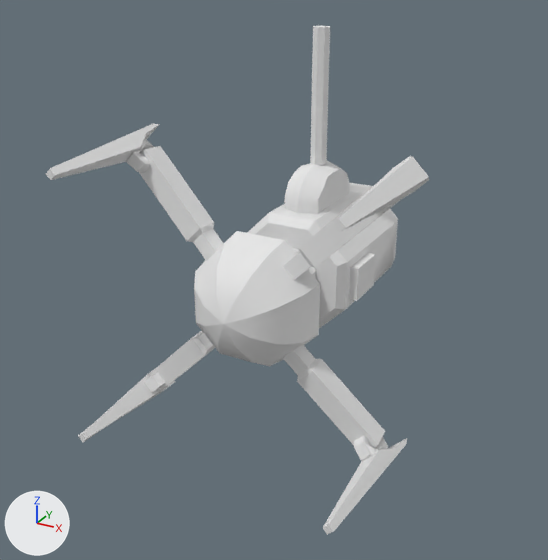
What one commit did to the FBX model Assets/Resources/Models/cube.fbx.
Camera for both pictures: a 50 mm lens placed at (3.44, -5.76, 4.27), pointed at (0.13, 0.26, 1.26). Lighting does not change. The marker at lower left points along +X, +Y and +Z. Where no turn or scale is listed for an object, it has been applied to the vertices. Vertices at the same position are counted once.

The scene before the commit, as lines of its bpy script (objects in view):
```python
me_sphere_000 = bpy.data.meshes.new('Sphere.000')
me_sphere_000.from_pydata(...)  # 16 vertices, 9 faces; spans x -0.092..0.091, y 1.393..1.576, z -1.503..-0.103
me_sphere_000.materials.append(mat_material)  # its picture is missing
me_sphere_001 = bpy.data.meshes.new('Sphere.001')
me_sphere_001.from_pydata(...)  # 331 vertices, 243 faces; spans x -1.54..1.55, y -1.05..2.68, z -1.54..1.54
me_sphere_001.materials.append(mat_material)  # its picture is missing
ob_firer = bpy.data.objects.new('Firer', me_sphere_000)
ob_firer.location = (0.0, 0.0, 3.64)
ob_robot = bpy.data.objects.new('Robot', me_sphere_001)
ob_robot.location = (0.0, 0.0, 1.07)
```
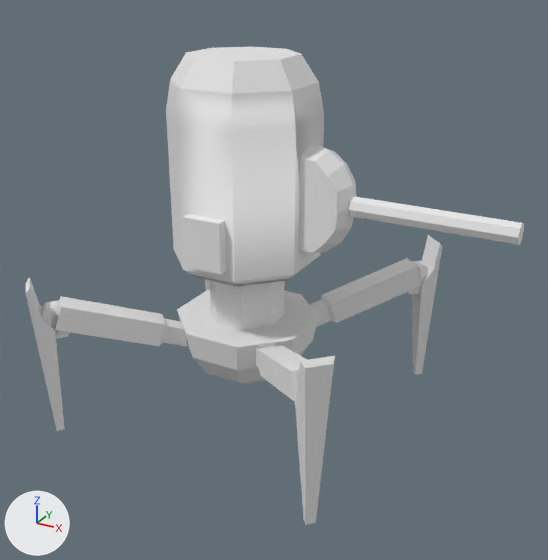
The change, as a diff of the scene's bpy script:
```diff
--- a/Assets/Resources/Models/cube.fbx.py
+++ b/Assets/Resources/Models/cube.fbx.py
@@ me_sphere_001 @@
 # used by ob_robot; location = (0.0, 0.0, 1.07)
-me_sphere_001.from_pydata(...)  # 331 vertices, 243 faces; spans x -1.54..1.55, y -1.05..2.68, z -1.54..1.54
+me_sphere_001.from_pydata(...)  # 377 vertices, 252 faces; spans x -1.52..1.5, y 0.0..3.44, z -1.52..2.45
+# me_sphere_001 part 1: the loose piece of 41 vertices spanning x -0.65..0.65, y 0.78..2.68, z -0.65..0.65 is moved by (-0.02, 0.76, -0.02)
+# me_sphere_001 part 2: the loose piece of 16 vertices spanning x -0.34..0.34, y 0.22..0.79, z -0.34..0.34 is moved by (-0.02, 0.76, -0.02)
+# me_sphere_001 part 3: the loose piece of 33 vertices spanning x -0.65..0.65, y -0.48..0.23, z -0.65..0.65 is moved by (-0.02, 0.76, -0.02)
+# me_sphere_001 part 4: the loose piece of 33 vertices spanning x -0.21..0.21, y 1.0..1.97, z 0.65..1.09 is moved by (-0.02, 0.76, -0.02)
+# me_sphere_001 part 5: the loose piece of 8 vertices spanning x -0.73..-0.64, y 0.95..1.41, z -0.18..0.18 is moved by (-0.02, 0.76, -0.02)
+# me_sphere_001 part 6: the loose piece of 8 vertices spanning x 0.65..0.74, y 0.94..1.4, z -0.18..0.18 is moved by (-0.02, 0.76, -0.02)
+# me_sphere_001 part 7: the loose piece of 48 vertices spanning x 0.37..1.55, y -1.05..0.49, z -1.54..-0.37 is deleted
+# me_sphere_001 part 8: the loose piece of 48 vertices spanning x -1.54..-0.37, y -1.05..0.5, z -1.54..-0.37 is deleted
+# me_sphere_001 part 9: the loose piece of 48 vertices spanning x -1.54..-0.37, y -1.05..0.5, z 0.37..1.54 is deleted
+# me_sphere_001 part 10: the loose piece of 48 vertices spanning x 0.37..1.55, y -1.05..0.49, z 0.37..1.54 is deleted
+# me_sphere_001 part 11: 222 vertices added at x -1.52..1.5, y 0.0..1.55, z -1.52..1.5
+# me_sphere_001 part 12: 16 vertices added at x -0.11..0.07, y 2.16..2.34, z 1.05..2.45
 me_sphere_001.materials.append(mat_material)
@@ ob_firer @@
-ob_firer = bpy.data.objects.new('Firer', me_sphere_000)
-ob_firer.location = (0.0, 0.0, 3.64)
@@ ob_robot @@
 ob_robot = bpy.data.objects.new('Robot', me_sphere_001)
-ob_robot.location = (0.0, 0.0, 1.07)
+ob_robot.location = (0.0, 0.0, 0.0)
+ob_robot.rotation_euler = (1.571, 0.0, 1.571)  # degrees (90, 0, 90)
```

Changed parts and their boxes [x1, y1, x2, y2] in the pictures (548 x 560 px; the box of a moved part takes in the faces that stretch with it):
'Robot', reshaped, moved, turned: before [46, 123, 429, 535]; after [26, 46, 524, 525]
'Firer', deleted: before [310, 26, 330, 165]
part 1 of me_sphere_001, moved or reshaped: before [247, 182, 398, 328]; after [166, 46, 324, 286]
part 2 of me_sphere_001, moved or reshaped: before [292, 248, 316, 279]; after [209, 280, 284, 330]
part 3 of me_sphere_001, moved or reshaped: before [194, 231, 320, 366]; after [177, 290, 319, 384]
part 4 of me_sphere_001, moved or reshaped: before [284, 160, 349, 214]; after [298, 145, 357, 253]
part 5 of me_sphere_001, moved or reshaped (not visible before): after [183, 214, 226, 275]
part 6 of me_sphere_001, moved or reshaped (not visible afterwards): before [349, 253, 375, 301]
part 7 of me_sphere_001, deleted: before [283, 345, 407, 535]
part 8 of me_sphere_001, deleted: before [78, 331, 215, 442]
part 9 of me_sphere_001, deleted: before [46, 123, 224, 261]
part 10 of me_sphere_001, deleted: before [283, 156, 429, 280]
part 11 of me_sphere_001, added: after [26, 235, 442, 525]
part 12 of me_sphere_001, added: after [349, 197, 524, 245]
